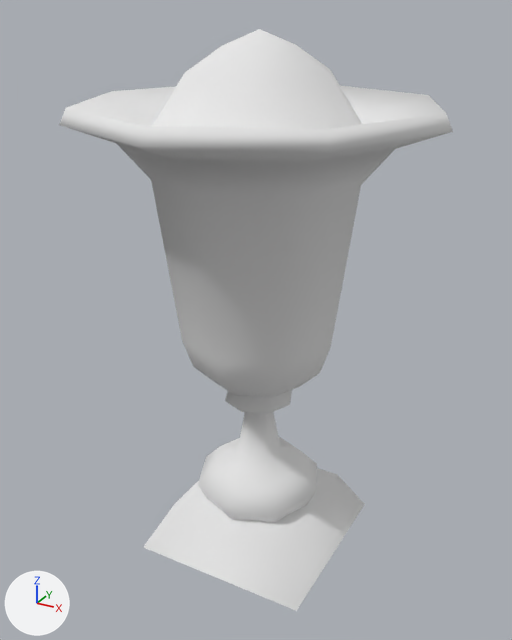
The Blender file Augotchi/Kevins stuff/Decorations/Urn.blend, before and after one commit.
Both versions are drawn from a 50 mm camera at (3.33, -6.13, 5.71) aimed at (-0.01, -0.04, 2.67). Every picture has the same lights, and +X, +Y and +Z are marked at lower left.

Script lines for the objects in view, before the commit:
```python
mat_mat = diffuse_material('mat')
mat_mat.base_color = (0.8, 0.8, 0.8)  # white #e7e7e7
me_cube_001 = bpy.data.meshes.new('Cube.001')
me_cube_001.from_pydata(...)  # 145 vertices, 141 faces; spans x -1.85..1.85, y -1.85..1.85, z -0.09..5.54
me_cube_001.polygons.foreach_set('use_smooth', [True] * 141)
me_cube_001.materials.append(mat_mat)  # white #e7e7e7
ob_örn = bpy.data.objects.new('örn', me_cube_001)
ob_örn.location = (0.0, 0.0, 0.0)
```
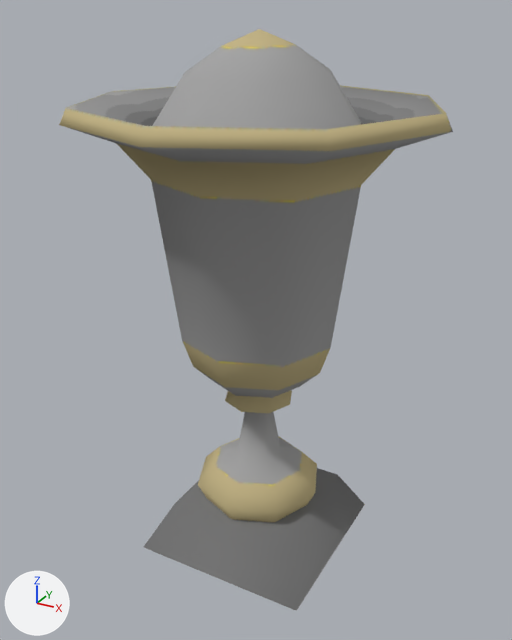
What differs and where, as boxes (x1, y1, x2, y2) in the pictures (512 x 640 px):
'örn', surface changed: (59, 29, 453, 611) in both

What the commit changed:
Picture 'Urn_Text.png' (img_urn_text_png) is new.
In material 'mat' (mat_mat), base_color is no longer (0.8, 0.8, 0.8), white #e7e7e7.
In material 'mat' (mat_mat), texture is now set to img_urn_text_png.
